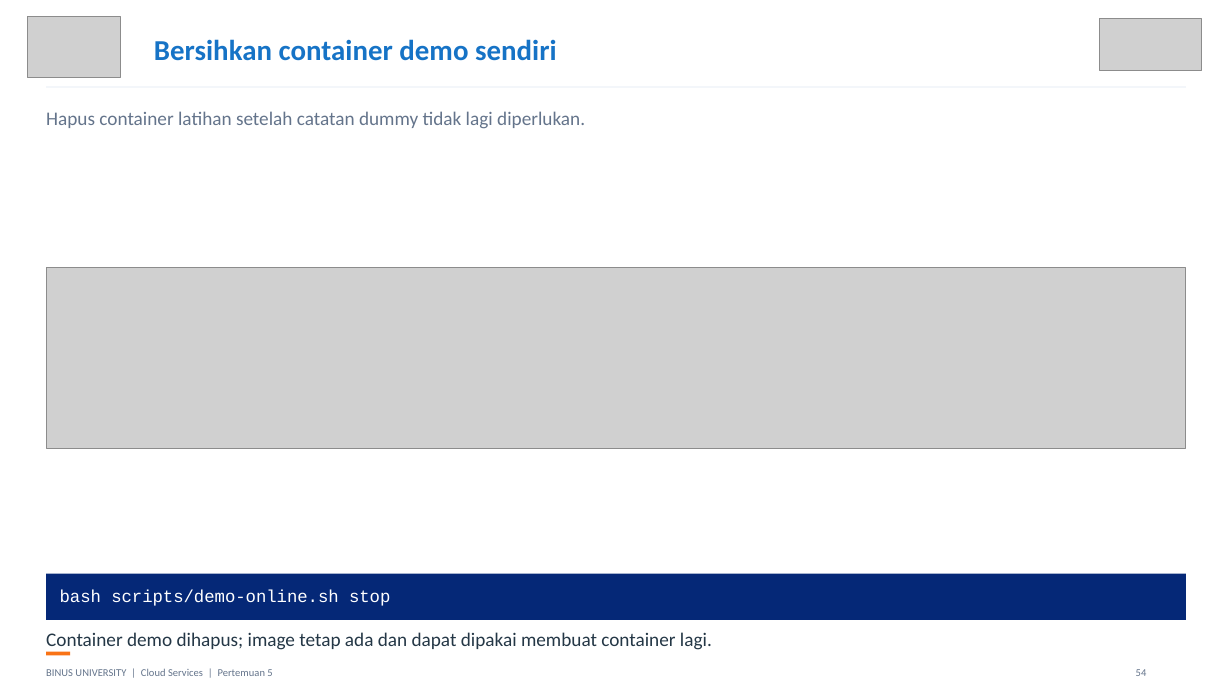
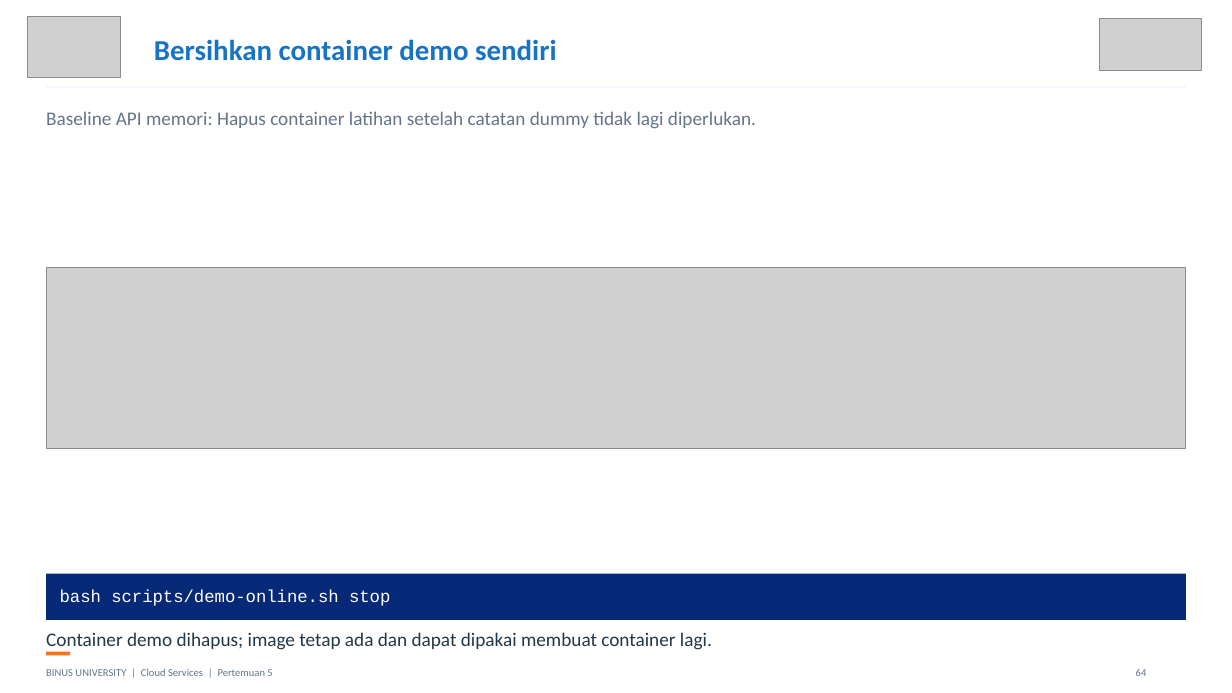
Before and after one commit to SeedFlora/meet5CloudService, a slide deck: slide 64 of slides/Teori_Pertemuan_05.pptx (slide 54 before the commit). Drawn at 1232x693 pixels with LibreOffice and Linux fonts; fonts in the diff are those of the drawing; grey boxes stand for pictures. Boxes give left, top, right and bottom in pixels: in the first picture for what was removed or moved away, otherwise in the second. Text is boxed around its words. In the diff, an @@ line names an element or a change of style, - is before the commit and + after.

```diff
--- a/slides/Teori_Pertemuan_05.pptx
+++ b/slides/Teori_Pertemuan_05.pptx
@@ text at box(46, 111, 756, 129): text changed @@
-Hapus container latihan setelah catatan dummy tidak lagi diperlukan.
+Baseline API memori: Hapus container latihan setelah catatan dummy tidak lagi diperlukan.
@@ text at box(1136, 669, 1147, 676): text changed @@
-54
+64
```
Also in this commit, not shown: 16 other slides changed, 22 slides added, 32 other files.
